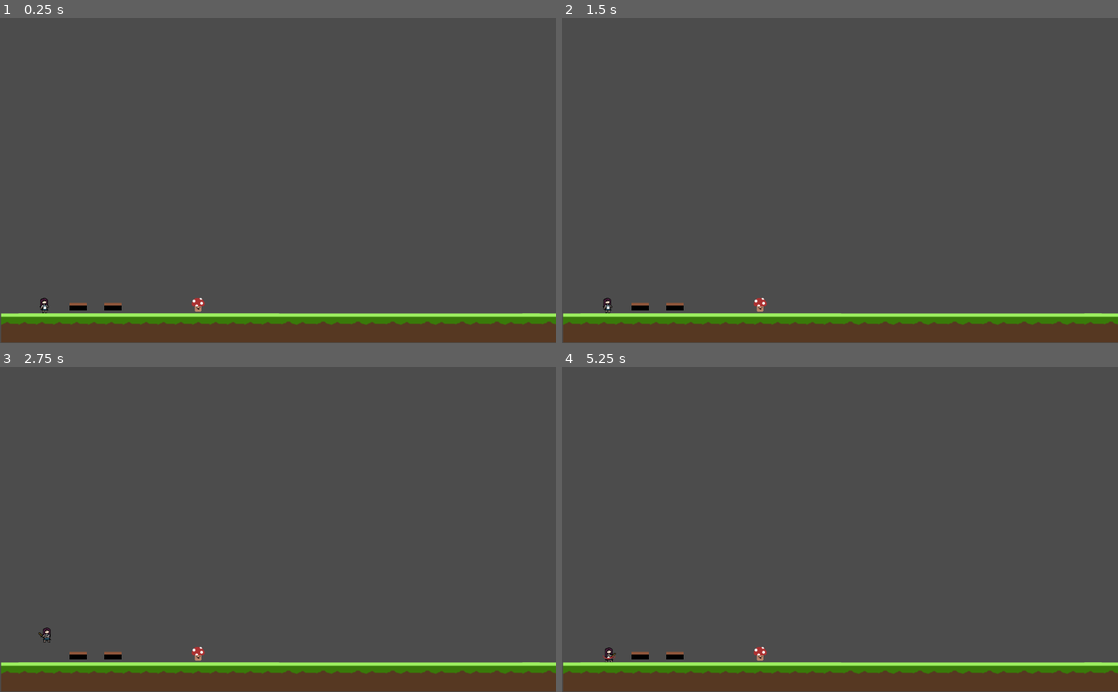
Above: before the commit, frames 1-4 (two rows, left to right).
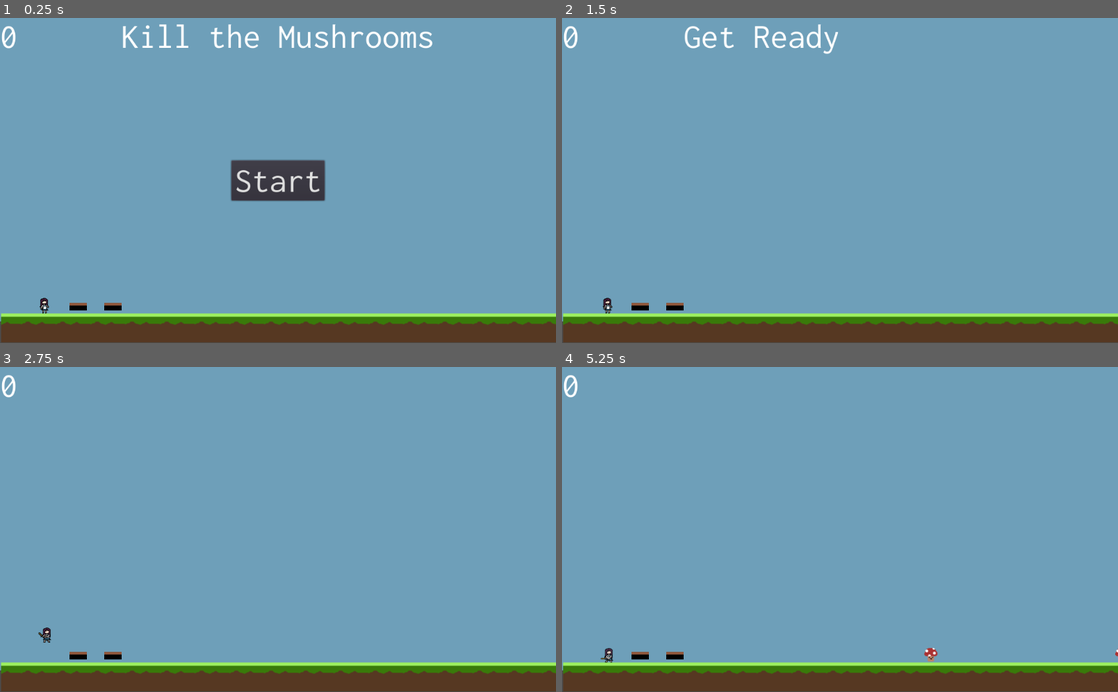
Above: after the commit, the same moments.

Repository: aichuley/2D-Game
Game: Godot game, scene res://World.tscn
Two runs of this game, one before a commit and one after it. Both use one fixed random seed, a clock stepped at 60 frames per second and the inputs below.
Inputs (mouse positions are in pixels of both pictures, inside the frame that each line leads up to):
- Up to frame 1 (0.25 s): no input
- Up to frame 2 (1.5 s): click (840, 180) at 0.5 s, where only the run after the commit has a clickable "Start"; move the mouse to (962, 164) at 1.27 s; press the mouse at (962, 164) at 1.28 s; hold D (move_right) from 1.28 s (still down)
- Up to frame 3 (2.75 s): keep holding D (move_right); tap Space (jump) at 1.52, 1.55, 1.82, 2.1, 2.27, 2.57 s; tap Enter at 2 s; move the mouse to (166, 545) at 2.02 s; release the mouse at (166, 545) at 2.03 s; click (166, 545) at 2.3 s
- Up to frame 4 (5.25 s): tap Space (jump) at 2.75, 3.05, 3.77, 4.07, 4.35, 4.52, 4.82 s; move the mouse to (895, 458) at 2.77 s; release D (move_right) at 2.78 s; press the mouse at (895, 458) at 2.78 s; hold A (move_left) 2.78-3.53 s; move the mouse to (812, 594) at 3.52 s; release the mouse at (812, 594) at 3.53 s; hold D (move_right) 3.53-5.03 s; click (812, 594) at 3.6 s; move the mouse to (1006, 578) at 4.27 s; tap Enter at 5 s; move the mouse to (673, 480) at 5.02 s; hold A (move_left) from 5.03 s (still down); click (673, 480) at 5.1 s

The runs differ from the first frame. In frame 1, 89% of the frame differs, in the area x 0-100%, y 0-95%; in frame 2, 91%; in frame 3, 91%; in frame 4, 91%.

Commit message:
merged ashley bullets and my GUI

Diff:
--- /dev/null
+++ b/HUD.gd
@@ -0,0 +1,33 @@
+extends CanvasLayer
+
+
+signal start_game
+
+
+func show_message(text):
+    $Message.text = text
+    $Message.show()
+    $MessageTimer.start()
+
+
+func show_game_over():
+    show_message("Game Over")
+    # Wait until the MessageTimer has counted down.
+    yield($MessageTimer, "timeout")
+
+    $Message.text = "Kill the\nMushrooms!"
+    $Message.show()
+    # Make a one-shot timer and wait for it to finish.
+    yield(get_tree().create_timer(1), "timeout")
+    $StartButton.show()
+
+func update_score(score):
+    $ScoreLabel.text = str(score)
+
+
+func _on_StartButton_pressed():
+    $StartButton.hide()
+    emit_signal("start_game")
+
+func _on_MessageTimer_timeout():
+    $Message.hide()
--- /dev/null
+++ b/HUD.tscn
@@ -0,0 +1,52 @@
+[gd_scene load_steps=4 format=2]
+
+[ext_resource path="res://Inconsolata-VariableFont_wdth,wght.ttf" type="DynamicFontData" id=1]
+[ext_resource path="res://HUD.gd" type="Script" id=2]
+
+[sub_resource type="DynamicFont" id=1]
+size = 64
+font_data = ExtResource( 1 )
+
+[node name="HUD" type="CanvasLayer"]
+script = ExtResource( 2 )
+
+[node name="ScoreLabel" type="Label" parent="."]
+margin_right = 40.0
+margin_bottom = 68.0
+custom_fonts/font = SubResource( 1 )
+text = "0"
+__meta__ = {
+"_edit_use_anchors_": false
+}
+
+[node name="Message" type="Label" parent="."]
+anchor_left = 0.5
+anchor_right = 0.5
+margin_left = -288.0
+margin_right = 288.0
+margin_bottom = 68.0
+custom_fonts/font = SubResource( 1 )
+text = "Kill the Mushrooms"
+__meta__ = {
+"_edit_use_anchors_": false
+}
+
+[node name="StartButton" type="Button" parent="."]
+anchor_left = 0.5
+anchor_top = 0.5
+anchor_right = 0.5
+anchor_bottom = 0.5
+margin_left = -86.0
+margin_top = -37.0
+margin_right = 86.0
+margin_bottom = 37.0
+custom_fonts/font = SubResource( 1 )
+text = "Start"
+__meta__ = {
+"_edit_use_anchors_": false
+}
+
+[node name="MessageTimer" type="Timer" parent="."]
+
+[connection signal="pressed" from="StartButton" to="." method="_on_StartButton_pressed"]
+[connection signal="timeout" from="MessageTimer" to="." method="_on_MessageTimer_timeout"]
--- /dev/null
+++ b/Main.tscn
@@ -0,0 +1,10 @@
+[gd_scene load_steps=3 format=2]
+
+[ext_resource path="res://World.tscn" type="PackedScene" id=1]
+[ext_resource path="res://World.gd" type="Script" id=2]
+
+[node name="Node" type="Node"]
+
+[node name="World" parent="." instance=ExtResource( 1 )]
+position = Vector2( 3.53552, 0 )
+script = ExtResource( 2 )
--- /dev/null
+++ b/World.gd
@@ -0,0 +1,59 @@
+extends Node
+
+export (PackedScene) var mob_scene
+var score
+
+
+func _ready():
+	randomize()
+
+
+func game_over():
+	$ScoreTimer.stop()
+	$MobTimer.stop()
+	$HUD.show_game_over()
+	get_tree().call_group("enemies", "queue_free")
+
+
+func new_game():
+	score = 0
+	# $Player.start($StartPosition.position)
+	$StartTimer.start()
+	print("playing")
+	$HUD.update_score(score)
+	$HUD.show_message("Get Ready")
+
+
+func _on_StartTimer_timeout():
+	$MobTimer.start()
+	$ScoreTimer.start()
+
+
+func _on_ScoreTimer_timeout():
+	# score += 1
+	$HUD.update_score(score)
+	print(score)
+
+
+func _on_MobTimer_timeout():
+	# Choose a random location on Path2D.
+	var mob_spawn_location = get_node("MobPath/MobSpawnLocation");
+	mob_spawn_location.offset = randi()
+
+	# Create a Mob instance and add it to the scene.
+	var mob = mob_scene.instance()
+	add_child(mob)
+
+	# Set the mob's direction perpendicular to the path direction.
+	var direction = mob_spawn_location.rotation + PI
+
+	# Set the mob's position to a random location.
+	mob.position = mob_spawn_location.position
+
+	# Add some randomness to the direction.
+	# direction += rand_range(-PI / 4, PI / 4)
+	mob.rotation = direction
+
+	# # Choose the velocity.
+	var velocity = Vector2(rand_range(1, 5), 0)
+	# mob.linear_velocity = velocity.rotated(direction)
--- a/World.tscn
+++ b/World.tscn
@@ -1,9 +1,11 @@
-[gd_scene load_steps=9 format=2]
+[gd_scene load_steps=12 format=2]
 
 [ext_resource path="res://player.tscn" type="PackedScene" id=1]
 [ext_resource path="res://grass.png" type="Texture" id=2]
 [ext_resource path="res://jumppadtest1.png" type="Texture" id=3]
 [ext_resource path="res://mushroom.tscn" type="PackedScene" id=4]
+[ext_resource path="res://World.gd" type="Script" id=5]
+[ext_resource path="res://HUD.tscn" type="PackedScene" id=6]
 
 [sub_resource type="ConvexPolygonShape2D" id=1]
 points = PoolVector2Array( 64, 64, 0, 64, 0, 11, 64, 11 )
@@ -37,6 +39,20 @@
 "shape_transform": Transform2D( 1, 0, 0, 1, 0, 0 )
 } ]
 0/z_index = 0
+1/name = "grass.png 1"
+1/texture = ExtResource( 2 )
+1/tex_offset = Vector2( 0, 0 )
+1/modulate = Color( 1, 1, 1, 1 )
+1/region = Rect2( 0, 10, 63, 53 )
+1/tile_mode = 0
+1/occluder_offset = Vector2( 0, 0 )
+1/navigation_offset = Vector2( 0, 0 )
+1/shape_offset = Vector2( 0, 0 )
+1/shape_transform = Transform2D( 1, 0, 0, 1, 0, 0 )
+1/shape_one_way = false
+1/shape_one_way_margin = 0.0
+1/shapes = [  ]
+1/z_index = 0
 
 [sub_resource type="ConvexPolygonShape2D" id=3]
 points = PoolVector2Array( 32, 32, 0, 32, 0, 14, 32, 14 )
@@ -71,24 +87,61 @@
 } ]
 0/z_index = 0
 
-[node name="World" type="Node2D"]
+[sub_resource type="Curve2D" id=5]
+_data = {
+"points": PoolVector2Array( 0, 0, 0, 0, 1046.06, 531.78, 0, 0, 0, 0, 822.059, 531.78, 0, 0, 0, 0, 598.059, 531.78 )
+}
 
-[node name="player" parent="." groups=[
-"Player",
-] instance=ExtResource( 1 )]
+[node name="World" type="Node2D" groups=[
+"Enemies",
+]]
+script = ExtResource( 5 )
+mob_scene = ExtResource( 4 )
+
+[node name="ColorRect" type="ColorRect" parent="."]
+margin_right = 1024.0
+margin_bottom = 560.0
+color = Color( 0.435294, 0.627451, 0.729412, 1 )
+__meta__ = {
+"_edit_use_anchors_": false
+}
+
+[node name="Player" parent="." instance=ExtResource( 1 )]
 position = Vector2( 82.1235, 526.457 )
+
+[node name="ScoreTimer" type="Timer" parent="."]
+
+[node name="StartTimer" type="Timer" parent="."]
+wait_time = 2.0
+one_shot = true
 
 [node name="TileMap" type="TileMap" parent="."]
 position = Vector2( 2.24496, 279.493 )
 tile_set = SubResource( 2 )
-cell_size = Vector2( 32, 32 )
 format = 1
-tile_data = PoolIntArray( 524288, 0, 0, 524289, 0, 0, 524290, 0, 0 …(296 unchanged characters)…
+tile_data = PoolIntArray( 262144, 0, 0, 262145, 0, 0, 262146, 0, 0, 262147, 0, 0, 262148, 0, 0, 262149, 0, 0, 262150, 0, 0, 262151, 0, 0, 262152, 0, 0, 262153, 0, 0, 262154, 0, 0, 262155, 0, 0, 262156, 0, 0, 262157, 0, 0, 262158, 0, 0, 262159, 0, 0, 524288, 0, 0, 524289, 0, 0, 524290, 0, 0 …(296 unchanged characters)…
 
 [node name="TileMap2" type="TileMap" parent="."]
 tile_set = SubResource( 4 )
 format = 1
 tile_data = PoolIntArray( 524290, 0, 0, 524291, 0, 0 )
 
-[node name="mushroom" parent="." instance=ExtResource( 4 )]
-position = Vector2( 366.892, 530.075 )
+[node name="MobTimer" type="Timer" parent="."]
+
+[node name="MobPath" type="Path2D" parent="."]
+position = Vector2( -182.059, -3.77979 )
+curve = SubResource( 5 )
+
+[node name="MobSpawnLocation" type="PathFollow2D" parent="MobPath"]
+position = Vector2( 1046.06, 531.78 )
+rotation = 3.14159
+
+[node name="StartPosition" type="Position2D" parent="."]
+position = Vector2( 64, 520 )
+
+[node name="HUD" parent="." instance=ExtResource( 6 )]
+[connection signal="new_game" from="Player" to="." method="new_game"]
+[connection signal="timeout" from="ScoreTimer" to="." method="_on_ScoreTimer_timeout"]
+[connection signal="timeout" from="StartTimer" to="." method="_on_StartTimer_timeout"]
+[connection signal="timeout" from="MobTimer" to="." method="_on_MobTimer_timeout"]
+[connection signal="start_game" from="HUD" to="." method="new_game"]
--- a/mushroom.gd
+++ b/mushroom.gd
@@ -1,15 +1,16 @@
 extends KinematicBody2D
 
 var health = 100
-var gravity= 50
+var gravity = 50
 
 onready var BULLET_SCENE = preload("res://Bullet.tscn")
 var move = Vector2.ZERO
 onready var _animated_sprite = $AnimatedSprite
 
-
 var _player = null
 var speed = 100
+
+
 func _physics_process(delta):
 	move = Vector2.ZERO
 	if _player != null:
@@ -20,15 +21,21 @@
 	move = move.normalized()
 	move = move_and_collide(move)
 
+
 func die():
 	_animated_sprite.play("die")
 	yield(_animated_sprite, "animation_finished")
 	queue_free()
+	# $World.score += 1
+	get_node("/root/World").score += 1
+	print(get_node("/root/World").score)
+
 
 func hit():
-	health -= 25
+	health -= 100
 	if health <= 0:
 		die()
+
 
 func fire():
 	var bullet = BULLET_SCENE.instance()
@@ -49,7 +56,6 @@
 		_player = null
 
 
-
 func _on_Timer_timeout():
 	if _player != null:
 		fire()
--- a/mushroom.tscn
+++ b/mushroom.tscn
@@ -137,14 +137,14 @@
 "name": "idle",
 "speed": 5.0
 }, {
-"frames": [ SubResource( 6 ), SubResource( 7 ), SubResource( 8 ), SubResource( 9 ) ],
+"frames": [ SubResource( 6 ), SubResource( 7 ), SubResource( 8 ), SubResource( 9 ), SubResource( 10 ), SubResource( 11 ), SubResource( 12 ), SubResource( 13 ), SubResource( 14 ), SubResource( 15 ), SubResource( 16 ), SubResource( 17 ), SubResource( 18 ), SubResource( 19 ), SubResource( 20 ) ],
 "loop": true,
-"name": "attack",
+"name": "die",
 "speed": 5.0
 }, {
 "frames": [ SubResource( 10 ), SubResource( 11 ), SubResource( 12 ), SubResource( 13 ), SubResource( 14 ), SubResource( 15 ), SubResource( 16 ), SubResource( 17 ), SubResource( 18 ), SubResource( 19 ), SubResource( 20 ), SubResource( 21 ), SubResource( 22 ), SubResource( 23 ), SubResource( 24 ) ],
 "loop": true,
-"name": "die",
+"name": "attack",
 "speed": 5.0
 } ]
 
@@ -158,6 +158,7 @@
 [node name="Enemy" type="KinematicBody2D" groups=[
 "Enemies",
 ]]
+collision_mask = 0
 script = ExtResource( 3 )
 
 [node name="AnimatedSprite" type="AnimatedSprite" parent="."]
@@ -177,7 +178,6 @@
 
 [node name="Timer" type="Timer" parent="."]
 autostart = true
-
 [connection signal="body_entered" from="Area2D" to="." method="_on_Area2D_body_entered"]
 [connection signal="body_exited" from="Area2D" to="." method="_on_Area2D_body_exited"]
 [connection signal="timeout" from="Timer" to="." method="_on_Timer_timeout"]
--- a/player.gd
+++ b/player.gd
@@ -7,13 +7,17 @@
 var flag = false  # initialized outside process
 var isAttacking = false
 
-onready var raycast = $"/root/World/player/RayCast2D"
+signal new_game
+
+onready var raycast = $RayCast2D
+# export (PackedScene) var raycast
 var velocity = Vector2()
 const MOVE_SPEED = 300
 onready var _animated_sprite = $AnimatedSprite  #reference to player
 
 func _ready():
 	_animated_sprite.connect("animation_finished", self, "on_finished")
+	# emit_signal("new_game")
 
 #movement
 func _physics_process(delta):
@@ -50,9 +54,12 @@
 	elif Input.is_action_pressed("move_left") && isAttacking == false:
 		_animated_sprite.set_flip_h(true)
 		_animated_sprite.play("walk")
+		raycast.cast_to = Vector2(0, -50)
 	elif Input.is_action_pressed("slash") && Input.is_action_pressed("move_left"):
 		_animated_sprite.play("slash")
+		raycast.cast_to = Vector2(0, 50)
 		# isAttacking = true
+		_animated_sprite.play("jump")
 	elif Input.is_action_pressed("slash") && Input.is_action_pressed("move_right"):
 		_animated_sprite.play("walk")
 		# isAttacking = true
@@ -62,7 +69,6 @@
 
 	if Input.is_action_pressed("slash"):
 		isAttacking = true
-		# _animated_sprite.connect("finished", self, "on_finished")
 
 func on_finished():
 	if _animated_sprite.animation == "slash":
--- a/project.godot
+++ b/project.godot
@@ -7,6 +7,11 @@
 ;   param=value ; assign values to parameters
 
 config_version=4
+
+_global_script_classes=[  ]
+_global_script_class_icons={
+
+}
 
 [application]
 
Binary file added: Inconsolata-VariableFont_wdth,wght.ttf
